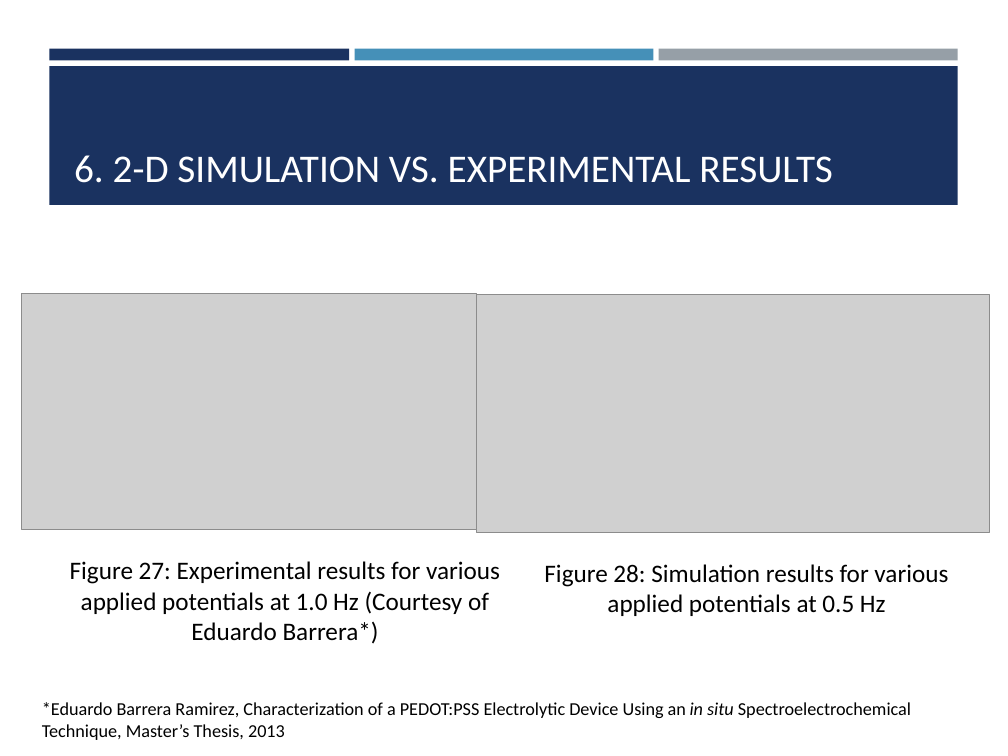
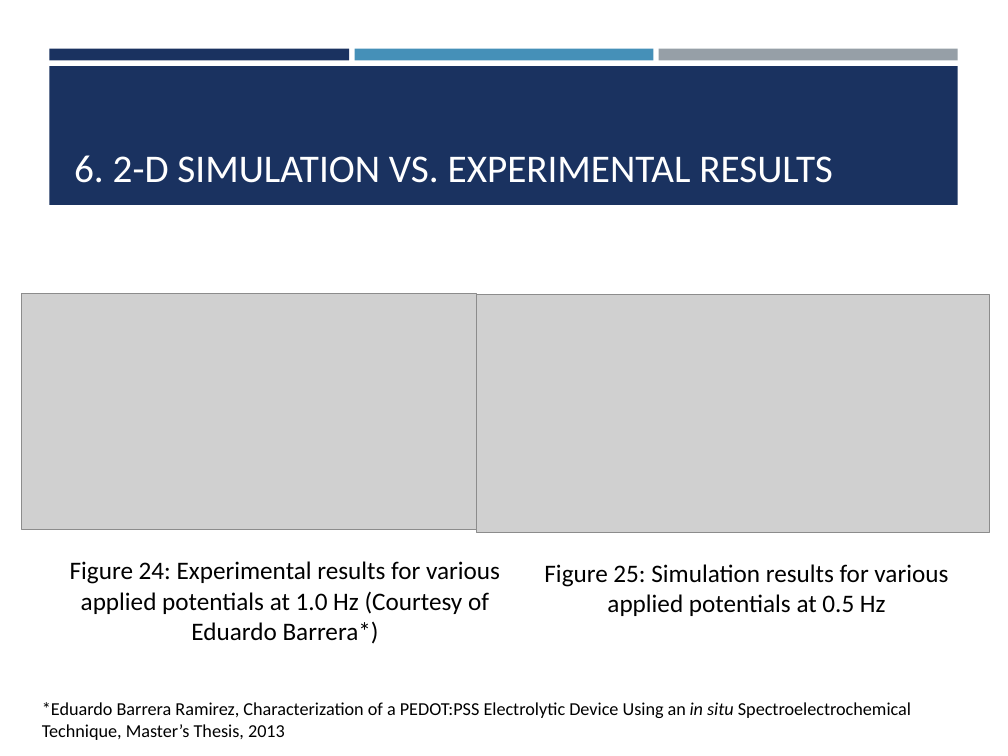
Before and after one commit to cbonfil/ThesisReport, a slide deck: slide 18 of Memristor Thesis/Memristor Presentation.pptx (slide 19 before the commit). Drawn at 1008x756 pixels with LibreOffice and Linux fonts; fonts in the diff are those of the drawing; grey boxes stand for pictures. Boxes give left, top, right and bottom in pixels: in the first picture for what was removed or moved away, otherwise in the second. Text is boxed around its words. In the diff, an @@ line names an element or a change of style, - is before the commit and + after.

```diff
--- a/Memristor Thesis/Memristor Presentation.pptx
+++ b/Memristor Thesis/Memristor Presentation.pptx
@@ text at box(70, 561, 500, 644): text changed @@
-Figure 27: Experimental results for various applied potentials at 1.0 Hz (Courtesy of Eduardo Barrera*)
+Figure 24: Experimental results for various applied potentials at 1.0 Hz (Courtesy of Eduardo Barrera*)
@@ text at box(544, 564, 948, 616): text changed @@
-Figure 28: Simulation results for various applied potentials at 0.5 Hz
+Figure 25: Simulation results for various applied potentials at 0.5 Hz
```
Also in this commit, not shown: 14 other slides changed, 1 slide removed.
